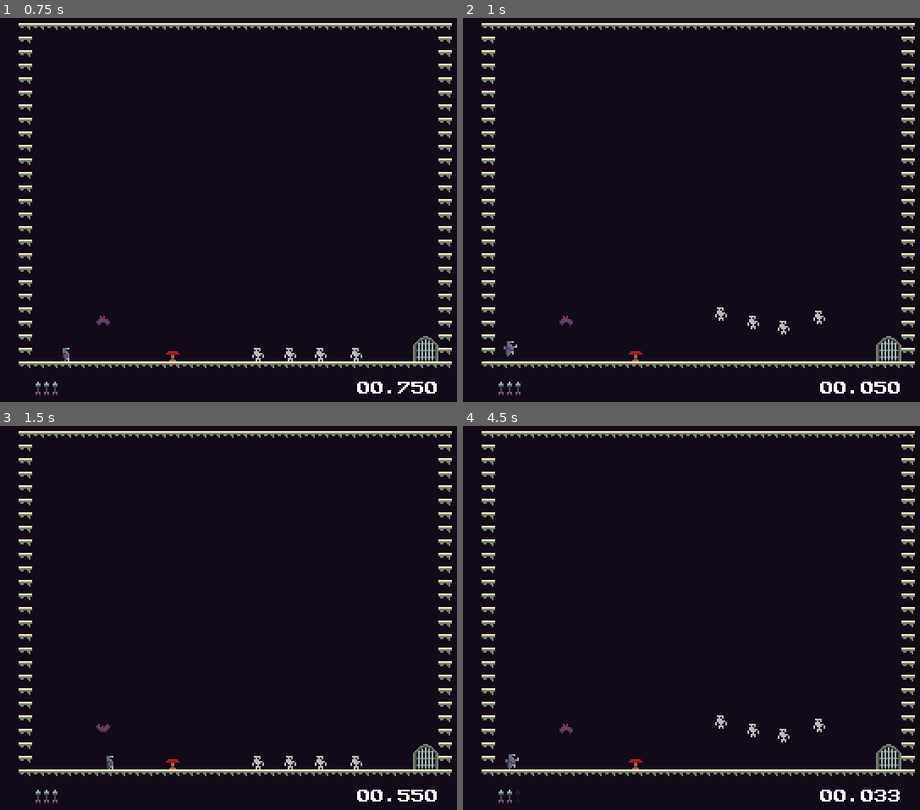
Above: before the commit, frames 1-4 (two rows, left to right).
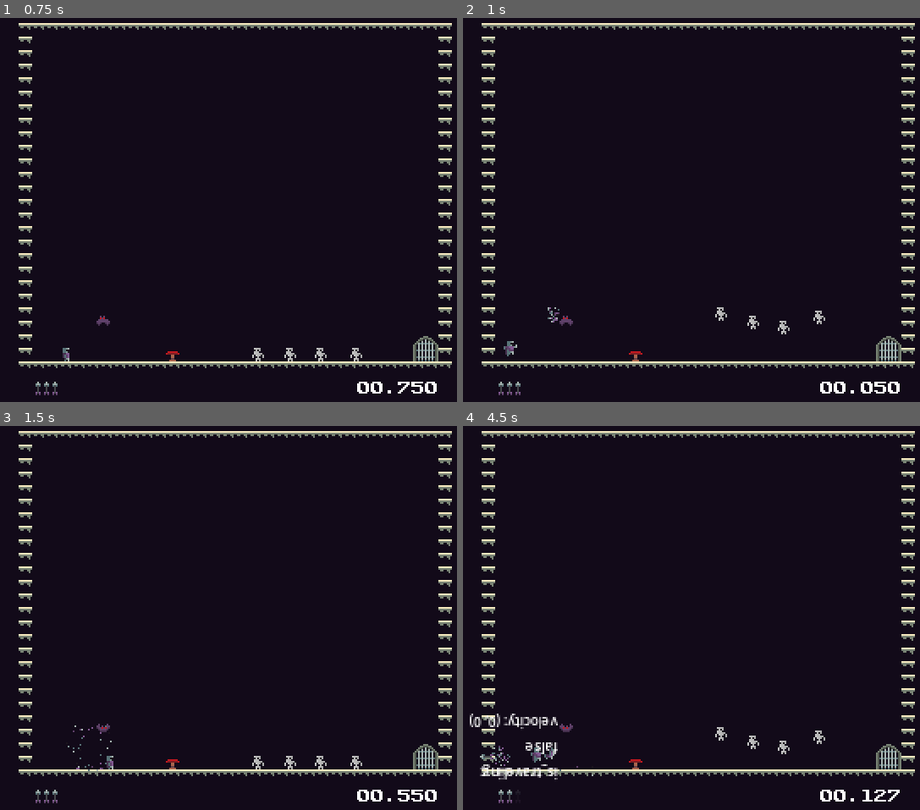
Above: after the commit, the same moments.

Repository: MadDevInc/Gladitta
Game: Godot game, scene res://ambiente_de_teste.tscn
Two runs of this game, one before a commit and one after it. Both use one fixed random seed, a clock stepped at 60 frames per second and the inputs below.
Inputs (mouse positions are in pixels of both pictures, inside the frame that each line leads up to):
- Up to frame 1 (0.75 s): move the mouse to (210, 279) at 0.52 s; hold D (move_right) from 0.53 s (still down); tap E (boomerang) at 0.6 s
- Up to frame 2 (1 s): keep holding D (move_right); tap Space (jump) at 0.77 s
- Up to frame 3 (1.5 s): keep holding D (move_right); move the mouse to (397, 667) at 1.27 s; click (397, 667) at 1.35 s
- Up to frame 4 (4.5 s): tap Space (jump) at 1.52, 3.02, 3.77 s; tap E (boomerang) at 1.55, 2.1, 3.05, 3.8, 4.35 s; move the mouse to (536, 545) at 2.02 s; release D (move_right) at 2.03 s; hold A (move_left) 2.03-4.28 s; move the mouse to (723, 606) at 2.77 s; tap Shift (dash_trigger) at 2.85 s; move the mouse to (618, 506) at 3.52 s; hold Right mouse button (shoot) 3.53-4.28 s; tap R (reset) at 4.15 s; move the mouse to (819, 587) at 4.27 s; hold D (move_right) from 4.28 s (still down)

Frame 1 is identical in both runs. In frame 2, less than 0.1% of the frame differs, in the area x 18-22%, y 75-80%; in frame 3, less than 0.1%; in frame 4, 1.4%, in the area x 1-96%, y 74-98%.

Commit message:
Added Player Death Particles

Diff:
--- a/gladitta/Scenes/Characters/Player/Boomerang/boomerang.gd
+++ b/gladitta/Scenes/Characters/Player/Boomerang/boomerang.gd
@@ -13,10 +13,12 @@
 func _physics_process(_delta: float) -> void:
 	velocity = dir * SPEED
 
-	if velocity.x > 0 or velocity.y > 0:
+	if velocity.x > 0 or velocity.y < 0:
 		$AnimationPlayer.play("spin_clockwise")
 	else:
 		$AnimationPlayer.play("spin_counterclockwise")
+
+	$Tip.position = 12 * velocity.normalized()
 
 	move_and_slide()
 
--- a/gladitta/Scenes/Characters/Player/DeathParticle/player_death_particles.gd
+++ b/gladitta/Scenes/Characters/Player/DeathParticle/player_death_particles.gd
@@ -3,6 +3,10 @@
 func _ready() -> void:
 	emitting = true
 	$GPUParticles2D.emitting = true
+	$GPUParticles2D2.emitting = true
+	$GPUParticles2D3.emitting = true
+	$GPUParticles2D4.emitting = true
+	$GPUParticles2D5.emitting = true
 
 func _on_finished() -> void:
 	queue_free()
--- a/gladitta/Scenes/Characters/Player/DeathParticle/player_death_particles.tscn
+++ b/gladitta/Scenes/Characters/Player/DeathParticle/player_death_particles.tscn
@@ -12,20 +12,121 @@
 
 [sub_resource type="ParticleProcessMaterial" id="ParticleProcessMaterial_5ahyn"]
 particle_flag_disable_z = true
+emission_shape = 3
+emission_box_extents = Vector3(3, 4, 1)
+direction = Vector3(0, -1, 0)
+spread = 180.0
+initial_velocity_min = 15.0
+initial_velocity_max = 25.0
 gravity = Vector3(0, 98, 0)
 color = Color(0.341176, 0.447059, 0.466667, 1)
 alpha_curve = SubResource("CurveTexture_1qk81")
 collision_mode = 1
 collision_friction = 1.0
-collision_bounce = 0.5
+collision_bounce = 0.1
 
 [sub_resource type="ParticleProcessMaterial" id="ParticleProcessMaterial_w7bu7"]
 particle_flag_disable_z = true
+emission_shape_scale = Vector3(3, 4, 1)
+emission_shape = 3
+emission_box_extents = Vector3(1, 1, 1)
+direction = Vector3(0, -1, 0)
+spread = 180.0
+initial_velocity_min = 15.0
+initial_velocity_max = 25.0
 gravity = Vector3(0, 98, 0)
 color = Color(0.105882, 0.0823529, 0.109804, 1)
 collision_mode = 1
+collision_friction = 0.1
+collision_bounce = 0.1
+
+[sub_resource type="Curve" id="Curve_lmmjr"]
+_data = [Vector2(0, 1), 0.0, 0.0, 0, 0, Vector2(0.9, 1), 0.0, 0.0, 0, 0, Vector2(1, 0), 0.0, 0.0, 0, 0]
+point_count = 3
+
+[sub_resource type="CurveTexture" id="CurveTexture_kx8kk"]
+curve = SubResource("Curve_lmmjr")
+
+[sub_resource type="ParticleProcessMaterial" id="ParticleProcessMaterial_8xbbe"]
+particle_flag_disable_z = true
+emission_shape_scale = Vector3(3, 4, 1)
+emission_shape = 3
+emission_box_extents = Vector3(1, 1, 1)
+spread = 180.0
+initial_velocity_min = 15.0
+initial_velocity_max = 25.0
+gravity = Vector3(0, 98, 0)
+color = Color(0.505882, 0.34902, 0.568627, 1)
+alpha_curve = SubResource("CurveTexture_kx8kk")
+collision_mode = 1
 collision_friction = 1.0
-collision_bounce = 0.5
+collision_bounce = 0.1
+
+[sub_resource type="Curve" id="Curve_aej8t"]
+_data = [Vector2(0, 1), 0.0, 0.0, 0, 0, Vector2(0.9, 1), 0.0, 0.0, 0, 0, Vector2(1, 0), 0.0, 0.0, 0, 0]
+point_count = 3
+
+[sub_resource type="CurveTexture" id="CurveTexture_dsvxm"]
+curve = SubResource("Curve_aej8t")
+
+[sub_resource type="ParticleProcessMaterial" id="ParticleProcessMaterial_52teh"]
+particle_flag_disable_z = true
+emission_shape_scale = Vector3(3, 4, 1)
+emission_shape = 3
+emission_box_extents = Vector3(1, 1, 1)
+spread = 180.0
+initial_velocity_min = 15.0
+initial_velocity_max = 25.0
+gravity = Vector3(0, 98, 0)
+color = Color(0.368627, 0.25098, 0.411765, 1)
+alpha_curve = SubResource("CurveTexture_dsvxm")
+collision_mode = 1
+collision_friction = 1.0
+collision_bounce = 0.1
+
+[sub_resource type="Curve" id="Curve_mvrv7"]
+_data = [Vector2(0, 1), 0.0, 0.0, 0, 0, Vector2(0.9, 1), 0.0, 0.0, 0, 0, Vector2(1, 0), 0.0, 0.0, 0, 0]
+point_count = 3
+
+[sub_resource type="CurveTexture" id="CurveTexture_ophj3"]
+curve = SubResource("Curve_mvrv7")
+
+[sub_resource type="ParticleProcessMaterial" id="ParticleProcessMaterial_r5gxk"]
+particle_flag_disable_z = true
+emission_shape_scale = Vector3(3, 4, 1)
+emission_shape = 3
+emission_box_extents = Vector3(1, 1, 1)
+spread = 180.0
+initial_velocity_min = 15.0
+initial_velocity_max = 25.0
+gravity = Vector3(0, 98, 0)
+color = Color(0.658824, 0.709804, 0.698039, 1)
+alpha_curve = SubResource("CurveTexture_ophj3")
+collision_mode = 1
+collision_friction = 1.0
+collision_bounce = 0.1
+
+[sub_resource type="Curve" id="Curve_fn6o6"]
+_data = [Vector2(0, 1), 0.0, 0.0, 0, 0, Vector2(0.9, 1), 0.0, 0.0, 0, 0, Vector2(1, 0), 0.0, 0.0, 0, 0]
+point_count = 3
+
+[sub_resource type="CurveTexture" id="CurveTexture_n2m7r"]
+curve = SubResource("Curve_fn6o6")
+
+[sub_resource type="ParticleProcessMaterial" id="ParticleProcessMaterial_cyaud"]
+particle_flag_disable_z = true
+emission_shape_scale = Vector3(3, 4, 1)
+emission_shape = 3
+emission_box_extents = Vector3(1, 1, 1)
+spread = 180.0
+initial_velocity_min = 15.0
+initial_velocity_max = 25.0
+gravity = Vector3(0, 98, 0)
+color = Color(0.505882, 0.592157, 0.588235, 1)
+alpha_curve = SubResource("CurveTexture_n2m7r")
+collision_mode = 1
+collision_friction = 1.0
+collision_bounce = 0.1
 
 [node name="PlayerDeathParticles" type="GPUParticles2D"]
 emitting = false
@@ -46,4 +147,39 @@
 one_shot = true
 explosiveness = 1.0
 
+[node name="GPUParticles2D2" type="GPUParticles2D" parent="."]
+emitting = false
+process_material = SubResource("ParticleProcessMaterial_8xbbe")
+texture = ExtResource("1_g0l6b")
+lifetime = 5.0
+one_shot = true
+explosiveness = 1.0
+
+[node name="GPUParticles2D3" type="GPUParticles2D" parent="."]
+emitting = false
+amount = 5
+process_material = SubResource("ParticleProcessMaterial_52teh")
+texture = ExtResource("1_g0l6b")
+lifetime = 5.0
+one_shot = true
+explosiveness = 1.0
+
+[node name="GPUParticles2D4" type="GPUParticles2D" parent="."]
+emitting = false
+amount = 7
+process_material = SubResource("ParticleProcessMaterial_r5gxk")
+texture = ExtResource("1_g0l6b")
+lifetime = 5.0
+one_shot = true
+explosiveness = 1.0
+
+[node name="GPUParticles2D5" type="GPUParticles2D" parent="."]
+emitting = false
+amount = 2
+process_material = SubResource("ParticleProcessMaterial_cyaud")
+texture = ExtResource("1_g0l6b")
+lifetime = 5.0
+one_shot = true
+explosiveness = 1.0
+
 [connection signal="finished" from="." to="." method="_on_finished"]
--- a/gladitta/Scenes/Characters/Player/player.gd
+++ b/gladitta/Scenes/Characters/Player/player.gd
@@ -23,7 +23,7 @@
 
 var dash_particle = preload("res://Scenes/Characters/Player/DashParticle/dash_particle.tscn")
 
-var death_partcile = preload("res://Scenes/Characters/Player/DeathParticle/player_death_particles.tscn")
+var death_partcile_scene = preload("res://Scenes/Characters/Player/DeathParticle/player_death_particles.tscn")
 
 var primed_dash = false
 var dashing = 0
@@ -246,6 +246,9 @@
 	boomerang_instance.global_position = $DirectionPivot/Boomerang.global_position
 
 func kill():
+	var death_particle_instance = death_partcile_scene.instantiate()
+	get_parent().add_child(death_particle_instance)
+	death_particle_instance.global_position = self.global_position
 	self.global_position = initial_position
 	arrow_count = max_arrows
 	$AnimatedSprite2D.flip_h = false
@@ -255,15 +258,16 @@
 	return arrow_count
 
 func _on_detector_body_entered(body: Node2D) -> void:
-	if body.is_in_group("Enemy") or body.is_in_group("Boomerang"):
+	pass
+	if body.is_in_group("Enemy"):
 		kill()
-	if body.is_in_group("Arrow"):
-		if body.name == "Tip":
-			if body.get_parent().is_traveling():
-				kill()
-		else:
-			if body.is_traveling():
-				kill()
+	#if body.is_in_group("Arrow"):
+		#if body.name == "Tip":
+			#if body.get_parent().is_traveling():
+				#kill()
+		#else:
+			#if body.is_traveling():
+				#kill()
 
 func _on_double_click_timeout() -> void:
 	first_click = false
Not shown: 1 places in gladitta/Scenes/Characters/Player/DeathParticle/player_death_particles.tscn that only renumber resources
